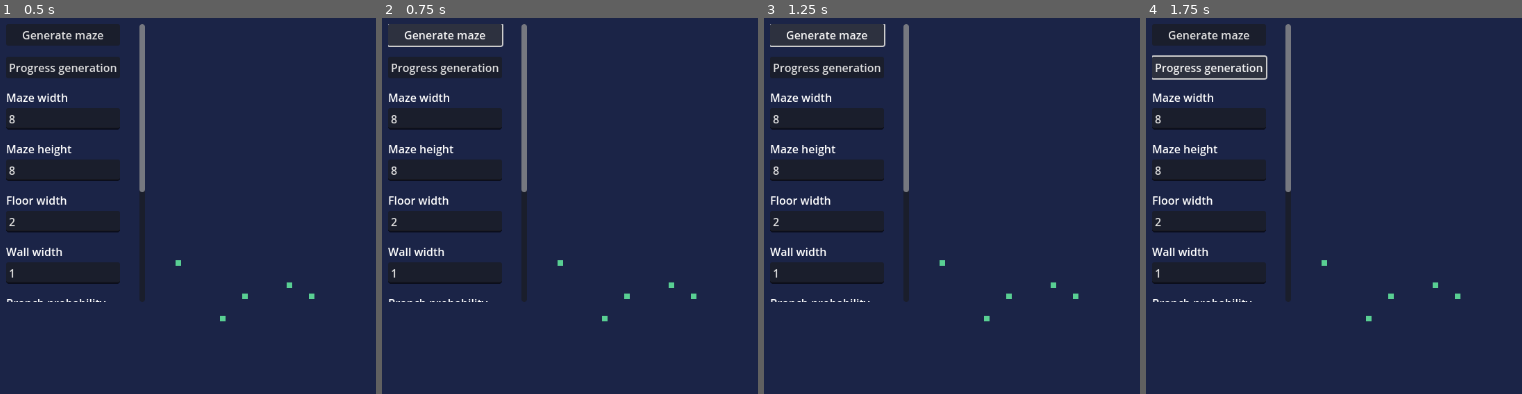
Above: before the commit, frames 1-4 (left to right).
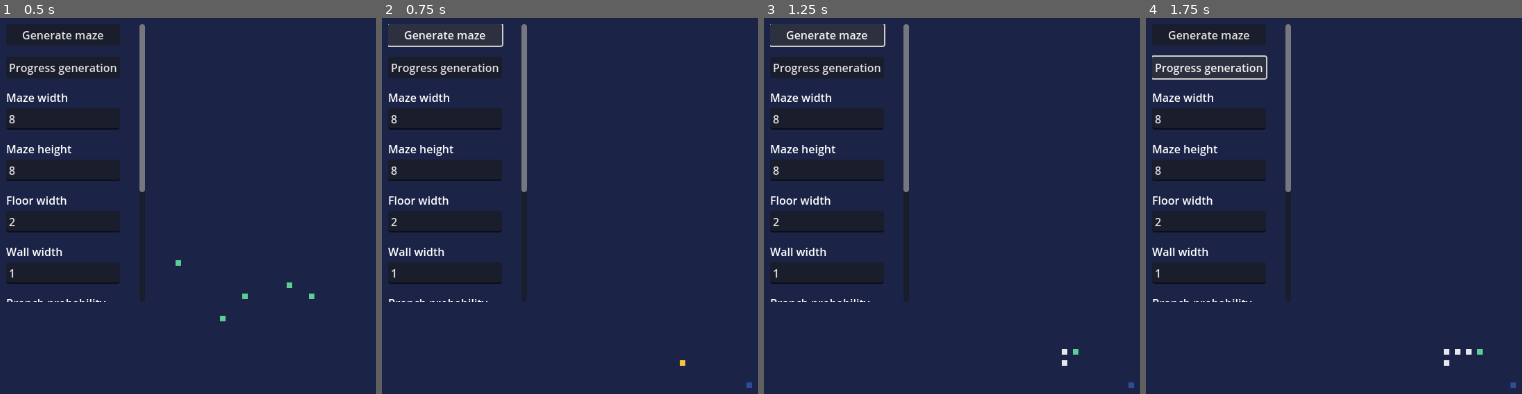
Above: after the commit, the same moments.

Repository: Kobefir/maze-generation
Game: Godot game, scene res://world.tscn
Same seed, same stepped clock (60 frames per second), same inputs: the game is played once before the commit and once after it.
Inputs:
- Up to frame 1 (0.5 s): no input
- Up to frame 2 (0.75 s): click "Generate maze" at 0.5 s
- Up to frame 3 (1.25 s): no input
- Up to frame 4 (1.75 s): click "Progress generation" at 1.25 s

Frame 1 is identical in both runs. In frame 2, 0.2% of the frame differs, in the area x 46-99%, y 64-99%; in frame 3, 0.2%; in frame 4, 0.3%.
Error before the commit: Invalid access to property or key 'text' on a base object of type 'Nil'. (res://ui.gd:18)

Commit message:
Implemented map animation (WIP)
- Small fixes to "array out of bounds" errors in cellular_automata.gd

Diff:
--- a/cellular_automata.gd
+++ b/cellular_automata.gd
@@ -43,13 +43,14 @@
 	var invite_vector: int = -1		# 0-3: North, East, South, West
 	var neighbours: int = 0b0000	# 4 bits: North, East, South, West
 
-func _init():
-	SignalBus.generate_maze.connect(_on_generate_maze)
-	SignalBus.progress_generation.connect(_on_progress_generation)
+func _ready() -> void:
+	SignalBus.new_maze.connect(_on_new_maze)
+	SignalBus.step_maze.connect(_on_step_maze)
 
 	update_timer = Timer.new()
 	update_timer.timeout.connect(_on_update_timer_timeout)
 	update_timer.wait_time = update_frequency
+	add_child(update_timer)
 
 	rng = RandomNumberGenerator.new()
 
@@ -59,7 +60,11 @@
 
 	rng_initial_state = rng.state
 
-func _on_generate_maze() -> void:
+func _on_new_maze(params: Dictionary[StringName, int]) -> void:
+	# Assign the maze parameters to this node
+	for prop in params.keys():
+		set(prop, params[prop])
+
 	clear_maze()
 	pick_start_seed()
 	update_timer.start()
@@ -107,7 +112,7 @@
 	SignalBus.update_cell.emit(coords, new_state)
 
 # Run cell simulation until one or more cells change state
-func _on_progress_generation() -> void:
+func _on_step_maze() -> void:
 	match maze[active_cell_coords].state:
 		CellState.DISCONNECTED:
 			return
@@ -151,7 +156,7 @@
 			# We will not be going straight forward or we only have one candidate
 			if chosen_candidate == -1:
 				chosen_candidate = candidate_directions[
-						rng.randi_range(0, len(candidate_directions))]
+						rng.randi_range(0, (len(candidate_directions) - 1))]
 
 			# Remember this neighbour, then change states
 			maze[active_cell_coords].invite_vector = chosen_candidate
@@ -186,7 +191,7 @@
 
 			# Randomly pick a new seed out of branchable connected seeds
 			var new_seed_found := false
-			for i in range(len(branchable_connected_cells)): # Indirectly access this array so we can erase from it
+			for i in range(len(branchable_connected_cells) - 1): # Indirectly access this array so we can erase from it
 				# Look in each direction for neighbours in the disconnected state
 				var neighbour_coords: Vector2i
 				var found_neighbours: int = 0b0000
@@ -213,7 +218,7 @@
 				set_cell_state(chosen_candidate, CellState.SEED)
 
 func _on_update_timer_timeout() -> void:
-	_on_progress_generation()
+	_on_step_maze()
 
 func _on_maze_complete() -> void:
 	return
--- a/map.gd
+++ b/map.gd
@@ -1,20 +1,49 @@
 extends TileMapLayer
 
-var tile_coords: Dictionary
+# Tile atlas coordinates
 var DISCONNECTED := Vector2i(0, 0)
+var SEED := Vector2i(1, 0)
+var INVITE := Vector2i(0, 1)
+var CONNECTED := Vector2i(1, 1)
+var ARROW_NORTH := Vector2i(2, 0)
+var ARROW_EAST := Vector2i(3, 0)
+var ARROW_SOUTH := Vector2i(3, 1)
+var ARROW_WEST := Vector2i(2, 1)
 
-func _init() -> void:
-	SignalBus.generate_maze.connect(_on_generate_maze)
+var maze_width: int
+var maze_height: int
 
-func _on_generate_maze(
-		maze_width: int,
-		maze_height: int,
-		floor_width: int,
-		wall_width: int,
-		branch_chance: int,
-		turn_chance: int,
-		seed: int) -> void:
+func _ready() -> void:
+	SignalBus.new_maze.connect(_on_new_maze)
+	SignalBus.update_cell.connect(_on_update_cell)
+	SignalBus.step_maze.connect(_on_step_maze)
+
+func _on_new_maze(params: Dictionary[StringName, int]) -> void:
+	# Delete all tiles on the map
 	clear()
+
+	maze_width = params[&"maze_width"]
+	maze_height = params[&"maze_height"]
+
+	# Fill the maze with disconnected tiles
 	for x in range(maze_width):
 		for y in range(maze_height):
-			set_cell(Vector2i(maze_width, maze_height), 0, )
+			set_cell(Vector2i(maze_width, maze_height), 0, DISCONNECTED)
+
+func _on_update_cell(cell_coords: Vector2i,
+		new_state: CellularAutomata.CellState) -> void:
+	var new_tile: Vector2i
+	match new_state:
+		CellularAutomata.CellState.DISCONNECTED:
+			new_tile = DISCONNECTED
+		CellularAutomata.CellState.SEED:
+			new_tile = SEED
+		CellularAutomata.CellState.INVITE:
+			new_tile = INVITE
+		CellularAutomata.CellState.CONNECTED:
+			new_tile = CONNECTED
+
+	set_cell(cell_coords, 0, new_tile)
+
+func _on_step_maze() -> void:
+	return
--- a/signal_bus.gd
+++ b/signal_bus.gd
@@ -1,15 +1,16 @@
 extends Node
 
-signal generate_maze(
-		maze_width: int,
-		maze_height: int,
-		floor_width: int,
-		wall_width: int,
-		branch_chance: int,
-		turn_chance: int,
-		seed: int
-)
+var gameivercnt: int
+
+@warning_ignore("unused_signal")
+signal new_maze(params: Dictionary[StringName, int])
+
 # TODO: make update_speed adjustable during maze generation
-signal progress_generation()
+@warning_ignore("unused_signal")
+signal step_maze()
+
+@warning_ignore("unused_signal")
 signal update_cell(cell_coords: Vector2i, new_state: CellularAutomata.CellState)
+
+@warning_ignore("unused_signal")
 signal maze_complete()
--- a/ui.gd
+++ b/ui.gd
@@ -1,6 +1,7 @@
 extends CanvasLayer
 
-@export var generate_maze_button: Button
+@export var new_maze_button: Button
+@export var step_maze_button: Button
 @export var maze_width_input: LineEdit
 @export var maze_height_input: LineEdit
 @export var floor_width_input: LineEdit
@@ -10,7 +11,14 @@
 @export var seed_input: LineEdit
 @export var update_speed_input: LineEdit
 
-func _on_generate_maze_button_pressed() -> void:
+
+func _ready() -> void:
+	new_maze_button.pressed.connect(_on_new_maze_button_pressed)
+	step_maze_button.pressed.connect(_on_step_maze_button_pressed)
+
+func _on_new_maze_button_pressed() -> void:
+	# Declare params outside of the Dictionary so we can perform
+	# input validation later
 	var maze_width: int = maze_width_input.text.to_int()
 	var maze_height: int = maze_height_input.text.to_int()
 	var floor_width: int = floor_width_input.text.to_int()
@@ -18,12 +26,18 @@
 	var branch_chance: int = branch_chance_input.text.to_int()
 	var turn_chance: int = turn_chance_input.text.to_int()
 	var maze_seed: int = seed_input.text.to_int()
-	SignalBus.generate_maze.emit(
-		maze_width,
-		maze_height,
-		floor_width,
-		wall_width,
-		branch_chance,
-		turn_chance,
-		maze_seed
-	)
+
+	# Build the parameter list as a statically-typed Dictionary
+	var params: Dictionary[StringName, int]
+	params[&"maze_width"] = maze_width
+	params[&"maze_height"] = maze_height
+	params[&"floor_width"] = floor_width
+	params[&"wall_width"] = wall_width
+	params[&"branch_chance"] = branch_chance
+	params[&"turn_chance"] = turn_chance
+	params[&"maze_seed"] = maze_seed
+
+	SignalBus.new_maze.emit(params)
+
+func _on_step_maze_button_pressed() -> void:
+	SignalBus.step_maze.emit()
--- a/world.tscn
+++ b/world.tscn
@@ -10,13 +10,18 @@
 [node name="Maze" type="Node2D" parent="."]
 script = ExtResource("1_f3sb7")
 
-[node name="UI" type="CanvasLayer" parent="." node_paths=PackedStringArray("generate_maze_button", "maze_width_input", "maze_height_input", "floor_width_input", "wall_width_input")]
+[node name="UI" type="CanvasLayer" parent="." node_paths=PackedStringArray("new_maze_button", "step_maze_button", "maze_width_input", "maze_height_input", "floor_width_input", "wall_width_input", "branch_chance_input", "turn_chance_input", "seed_input", "update_speed_input")]
 script = ExtResource("2_aqk2v")
-generate_maze_button = NodePath("ScrollContainer/MazeProperties/GenerateMazeButton")
+new_maze_button = NodePath("ScrollContainer/MazeProperties/NewMazeButton")
+step_maze_button = NodePath("ScrollContainer/MazeProperties/StepMazeButton")
 maze_width_input = NodePath("ScrollContainer/MazeProperties/WidthContainer/WidthInput")
 maze_height_input = NodePath("ScrollContainer/MazeProperties/HeightContainer/HeightInput")
 floor_width_input = NodePath("ScrollContainer/MazeProperties/FloorWidthContainer/FloorWidthInput")
 wall_width_input = NodePath("ScrollContainer/MazeProperties/WallWidthContainer/WallWidthInput")
+branch_chance_input = NodePath("ScrollContainer/MazeProperties/BranchContainer/BranchInput")
+turn_chance_input = NodePath("ScrollContainer/MazeProperties/TurnContainer/TurnInput")
+seed_input = NodePath("ScrollContainer/MazeProperties/SeedContainer/SeedInput")
+update_speed_input = NodePath("ScrollContainer/MazeProperties/UpdateSpeedContainer/UpdateSpeedInput")
 
 [node name="Map" type="TileMapLayer" parent="UI"]
 position = Vector2(400, 400)
@@ -38,11 +43,11 @@
 layout_mode = 2
 theme_override_constants/separation = 16
 
-[node name="GenerateMazeButton" type="Button" parent="UI/ScrollContainer/MazeProperties"]
+[node name="NewMazeButton" type="Button" parent="UI/ScrollContainer/MazeProperties"]
 layout_mode = 2
 text = "Generate maze"
 
-[node name="ProgressGenButton" type="Button" parent="UI/ScrollContainer/MazeProperties"]
+[node name="StepMazeButton" type="Button" parent="UI/ScrollContainer/MazeProperties"]
 layout_mode = 2
 text = "Progress generation"
 
@@ -143,6 +148,3 @@
 text = "0.1"
 
 [node name="Camera2D" type="Camera2D" parent="."]
-
-[connection signal="pressed" from="UI/ScrollContainer/MazeProperties/GenerateMazeButton" to="UI" method="_on_generate_maze_button_pressed"]
-[connection signal="pressed" from="UI/ScrollContainer/MazeProperties/ProgressGenButton" to="UI" method="_on_generate_maze_button_pressed"]
